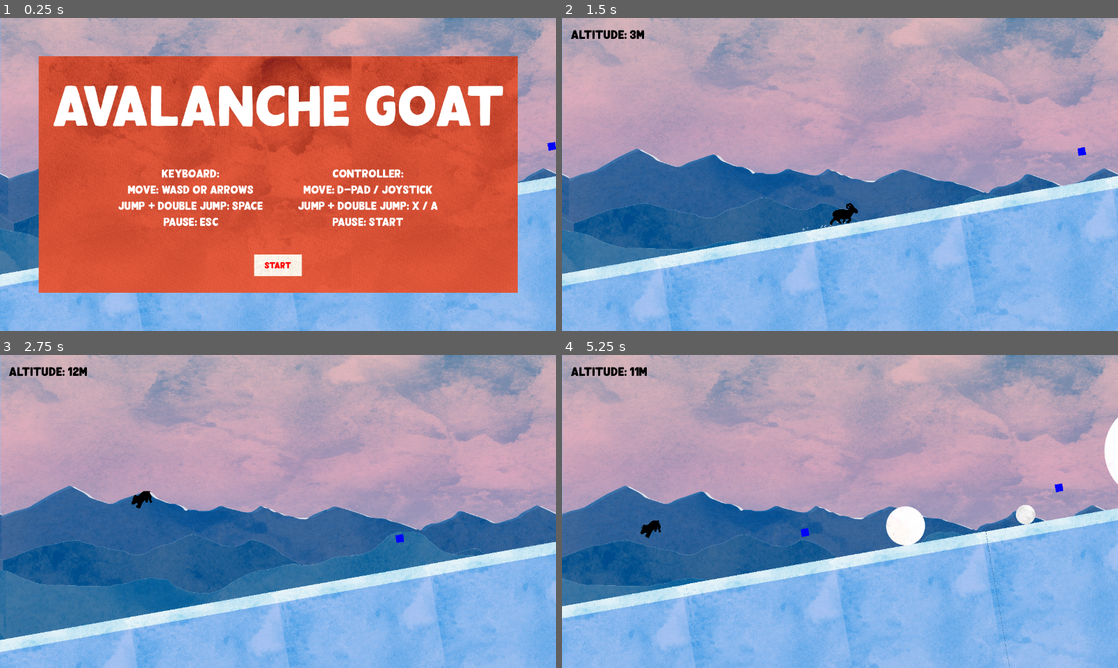
Above: before the commit, frames 1-4 (two rows, left to right).
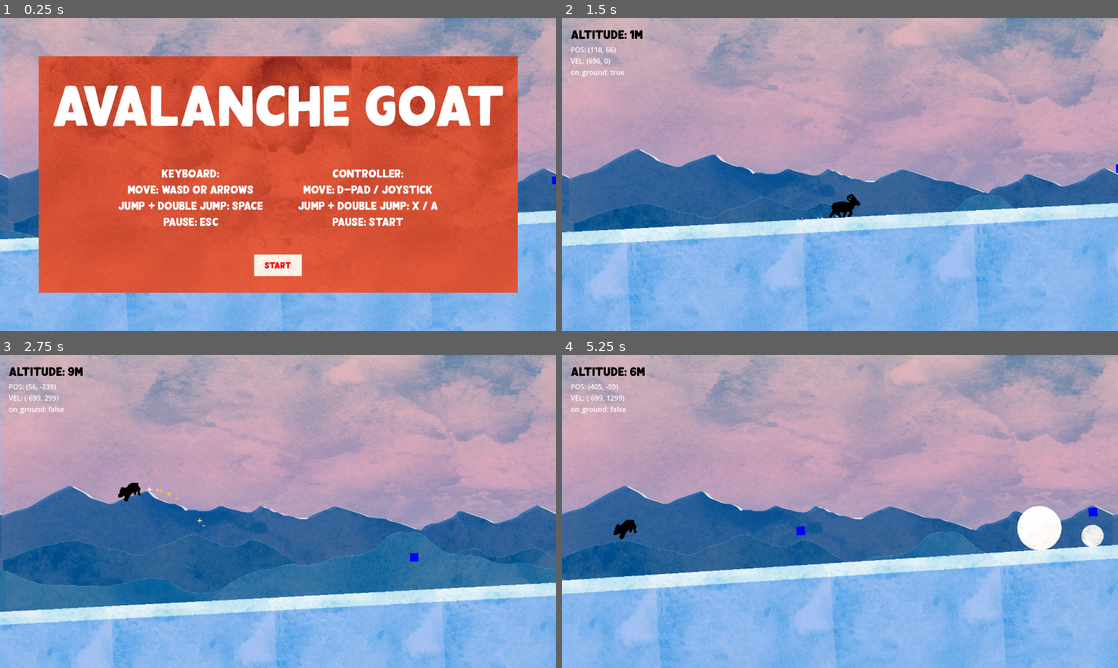
Above: after the commit, the same moments.

Repository: ashleyrevlett/avalanche
Game: Godot game, scene res://scene.tscn
The game is run twice, just before and just after one commit, with the same random seed, the same clock (stepped at 60 frames per second) and the same inputs.
Inputs:
- Up to frame 1 (0.25 s): no input
- Up to frame 2 (1.5 s): click "Start" at 0.5 s; hold D (right) from 1.28 s (still down)
- Up to frame 3 (2.75 s): tap Space (jump) at 1.52, 2.27 s; release D (right) at 2.03 s; hold A (left) from 2.03 s (still down)
- Up to frame 4 (5.25 s): release A (left) at 2.78 s; hold D (right) 2.78-4.28 s; tap Space (jump) at 3.77, 4.52 s; hold A (left) from 4.28 s (still down)

The runs differ from the first frame. In frame 1, 4.3% of the frame differs, in the area x 0-100%, y 39-100%; in frame 2, 16%; in frame 3, 13%; in frame 4, 17%, in the area x 0-100%, y 3-100%.

Commit message:
Improve camera tracking

Diff:
--- a/scene.tscn
+++ b/scene.tscn
@@ -720,7 +720,6 @@
 
 [node name="PlayerPos" type="Label" parent="ScoreUI/MarginContainer/VBoxContainer"]
 unique_name_in_owner = true
-visible = false
 layout_mode = 2
 
 [node name="AudioStreamPlayer" type="AudioStreamPlayer" parent="."]
--- a/scripts/camera.gd
+++ b/scripts/camera.gd
@@ -7,9 +7,12 @@
 
 @export var move_speed = 0.5  # camera position lerp speed
 @export var zoom_speed = 0.15  # camera zoom lerp speed
-@export var min_zoom = 0.3  # camera won't zoom farther than this
-@export var max_zoom = 0.7  # camera won't zoom closer than this
-@export var margin = Vector2(400, 400)  # include some buffer area around targets
+
+# zoom : bigger numbers == zoom closer in
+@export var min_zoom = 0.5  # camera won't zoom farther away than this
+@export var max_zoom = 0.8 #  camera won't zoom closer than this
+
+@export var margin = Vector2(400, 300)  # include some buffer area around targets
 
 var last_position: Vector2
 
@@ -31,20 +34,29 @@
 	var query = PhysicsRayQueryParameters2D.create(player_pos, ray_to, ground_mask)
 	var result = space_state.intersect_ray(query)
 	if result :
+		# set zoom to try to see ground and player
 		var ground_pos = result.position # in world space
+		var zoom_factor_y = camera_rect.size.y / abs((player_pos.y - margin.y) - (ground_pos.y + margin.y * 2))
+		var zoom_factor = clamp(zoom_factor_y, min_zoom, max_zoom)
+		#var zoom_factor = min(max_zoom, max(min_zoom, zoom_factor_y))
+		zoom = lerp(self.zoom, Vector2.ONE * zoom_factor, zoom_speed)
+		print("zoom_factor: ", zoom_factor, " : ", zoom_factor_y)
+
+		# figure out where to position camera
 		var midpoint_y = (ground_pos.y + margin.y/4 + player_pos.y - margin.y) * .5
+		var new_pos = Vector2(player_pos.x, midpoint_y)
 
-		var new_pos = Vector2(player_pos.x, midpoint_y)
+		# if player is too far from ground, just focus on player
+		if zoom_factor == min_zoom:
+			print("focusing on player only")
+			new_pos.y = player_pos.y
+
 		# don't allow backwards movement
 		if (player_pos.x < last_position.x):
 			new_pos.x = last_position.x
 
 		global_position = lerp(global_position, new_pos, move_speed)
 
-		var zoom_factor_y = camera_rect.size.y / abs(player_pos.y - ground_pos.y)
-		var zoom_factor = min(max_zoom, max(min_zoom, zoom_factor_y))
-
-		zoom = lerp(self.zoom, Vector2.ONE * zoom_factor, zoom_speed)
 
 	# if zoom has changed so will rect
 	camera_rect = _get_camera_rect()
--- a/scripts/terrain.gd
+++ b/scripts/terrain.gd
@@ -1,7 +1,8 @@
 extends Node2D
 
-@export var angle: float = 5
+@export var angle: float = 3
 @export var max_angle: float = 15
+@export var rotation_speed: float = 1
 @export var ground_scene: PackedScene
 @export var spawner_scene: PackedScene
 
@@ -14,7 +15,8 @@
 
 
 func _ready():
-	rotation_degrees = -10
+	rotation_degrees = -angle
+
 	for x in range(1, 8):
 		_spawn_ground()
 
@@ -65,12 +67,12 @@
 			_spawn_ground()
 
 		var last_pos = ground_objects[-1].global_position
-		var a = floor(last_pos.y / 400)
-		var new_angle = clamp(a, -max_angle, -angle) - angle
+		var a = floor(last_pos.x / 1500)
+		var new_angle = -clamp(a, angle, max_angle)
 		var new_rad = deg_to_rad(new_angle)
 		#print("a: ", int(a), " : ", new_angle, " : ", new_rad)
 		if new_rad != rotation:
-			var new_rot = lerp_angle(rotation, new_rad, 2 * delta)
+			var new_rot = lerp_angle(rotation, new_rad, rotation_speed * delta)
 			rotation = new_rot
 
 	# once a spawner appears on screen, remove it and add a new one
